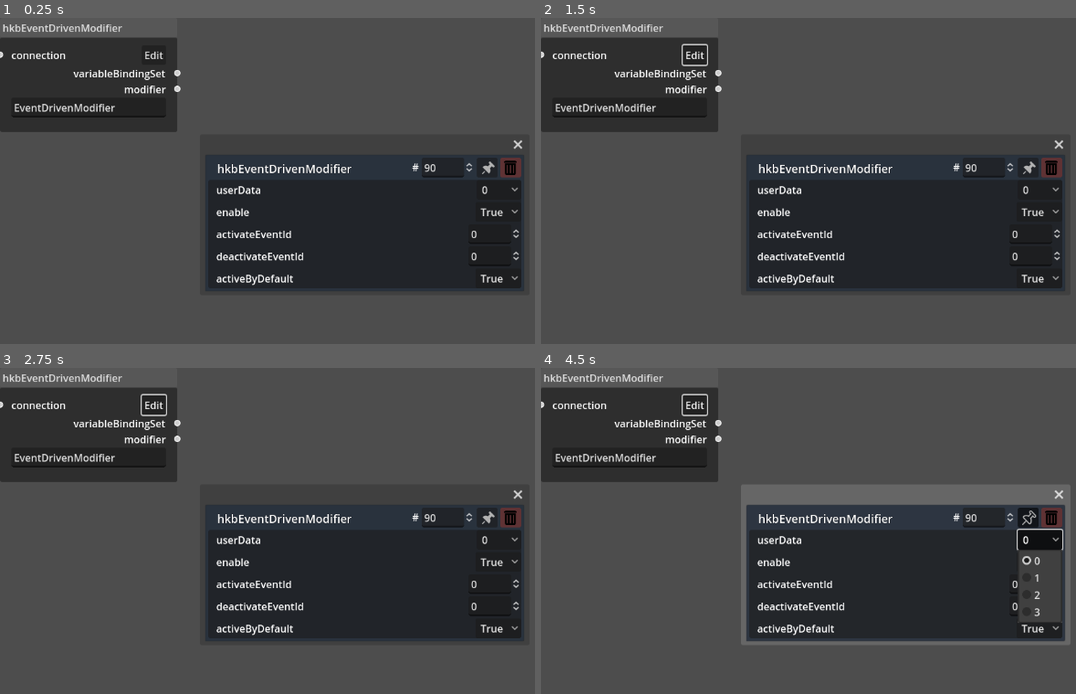
Above: before the commit, frames 1-4 (two rows, left to right).
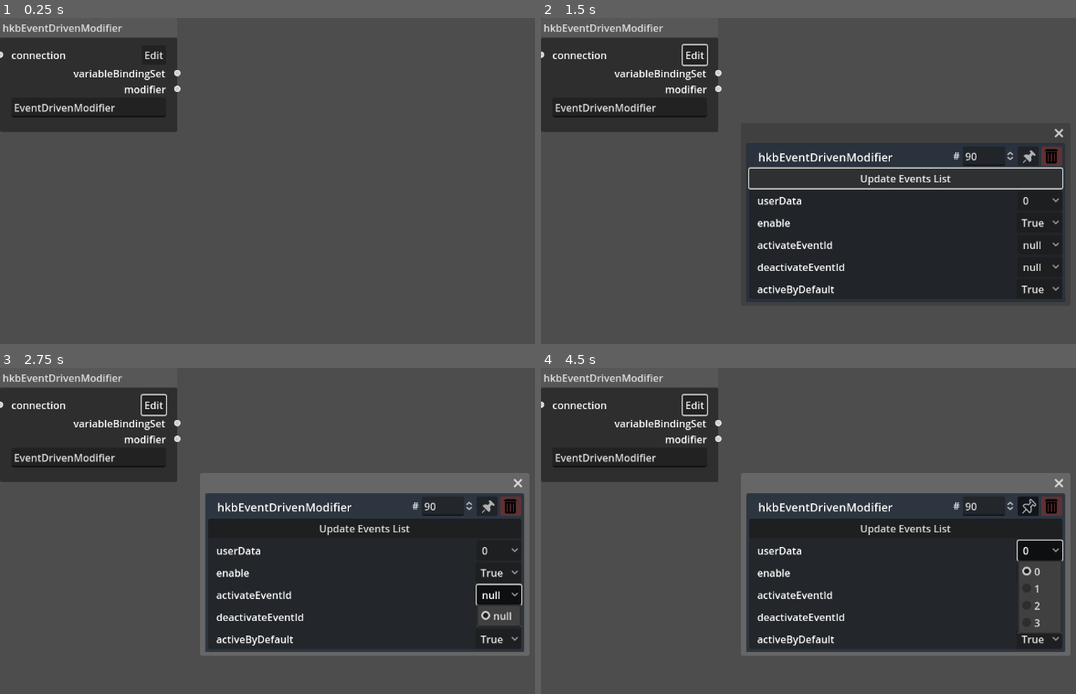
Above: after the commit, the same moments.

Repository: NeoExperiences/BehaviorNodeGraphTool
Game: Godot game, scene res://Nodes/hkbE/hkbEventDrivenModifierScene.tscn
The game is run twice, just before and just after one commit, with the same random seed, the same clock (stepped at 60 frames per second) and the same inputs. This scene is started directly instead of the project's main scene.
Inputs (mouse positions are in pixels of both pictures, inside the frame that each line leads up to; where the layout moved, square brackets give the same spot in the first picture):
- Up to frame 1 (0.25 s): no input
- Up to frame 2 (1.5 s): click "Edit" at 0.5 s; click (904, 177) at 1.25 s, where only the run after the commit has a clickable "Update Events List"
- Up to frame 3 (2.75 s): click (497, 596) at 2 s, where only the run after the commit has a clickable "null"
- Up to frame 4 (4.5 s): click (1038, 615) at 2.75 s, where only the run after the commit has a clickable "null"; click (1027, 504) [1027, 517] at 3.5 s; click "0" at 4.25 s

The runs differ from the first frame. In frame 1, 24% of the frame differs, in the area x 38-98%, y 37-84%; in frame 2, 6.3%; in frame 3, 13%; in frame 4, 12%.

Commit message:
Added Event Buttosn to Event Driven Modifier.

Diff:
--- a/Nodes/hkbE/Scripts/hkbEventDrivenModifierScene.gd
+++ b/Nodes/hkbE/Scripts/hkbEventDrivenModifierScene.gd
@@ -22,8 +22,18 @@
 		$DataPopupPanel/VBoxContainer/PanelContainer/FoldingPanel/enable/enableButton.selected = 1
 	else:
 		$DataPopupPanel/VBoxContainer/PanelContainer/FoldingPanel/enable/enableButton.selected = 0
-	$DataPopupPanel/VBoxContainer/PanelContainer/FoldingPanel/activateEventId/activateEventIdSpinBox.value = activateEventId
-	$DataPopupPanel/VBoxContainer/PanelContainer/FoldingPanel/deactivateEventId/deactivateEventIdSpinBox.value = deactivateEventId
+	$DataPopupPanel/VBoxContainer/PanelContainer/FoldingPanel/activateEventId/activateEventIdOptionButton._updateEvents()
+	$DataPopupPanel/VBoxContainer/PanelContainer/FoldingPanel/deactivateEventId/deactivateEventIdOptionButton._updateEvents()
+	if activateEventId == -1:
+		$DataPopupPanel/VBoxContainer/PanelContainer/FoldingPanel/activateEventId/activateEventIdOptionButton.selected = 0
+	else:
+		$DataPopupPanel/VBoxContainer/PanelContainer/FoldingPanel/activateEventId/activateEventIdOptionButton.selected = activateEventId + 1
+	if deactivateEventId == -1:
+		$DataPopupPanel/VBoxContainer/PanelContainer/FoldingPanel/deactivateEventId/deactivateEventIdOptionButton.selected = 0
+	else:
+		$DataPopupPanel/VBoxContainer/PanelContainer/FoldingPanel/deactivateEventId/deactivateEventIdOptionButton.selected = deactivateEventId + 1
+	#$DataPopupPanel/VBoxContainer/PanelContainer/FoldingPanel/activateEventId/activateEventIdSpinBox.value = activateEventId
+	#$DataPopupPanel/VBoxContainer/PanelContainer/FoldingPanel/deactivateEventId/deactivateEventIdSpinBox.value = deactivateEventId
 	if activeByDefault:
 		$DataPopupPanel/VBoxContainer/PanelContainer/FoldingPanel/activeByDefault/activeByDefaultButton.selected = 1
 	else:
@@ -86,3 +96,19 @@
 		activeByDefault = true
 	else:
 		activeByDefault = false
+
+func _on_update_events_button_pressed():
+	$DataPopupPanel/VBoxContainer/PanelContainer/FoldingPanel/activateEventId/activateEventIdOptionButton._updateEvents()
+	$DataPopupPanel/VBoxContainer/PanelContainer/FoldingPanel/deactivateEventId/deactivateEventIdOptionButton._updateEvents()
+
+func _on_activate_event_id_option_button_item_selected(index):
+	if index == 0:
+		activateEventId = -1
+	else:
+		activateEventId = index - 1
+
+func _on_deactivate_event_id_option_button_item_selected(index):
+	if index == 0:
+		deactivateEventId = -1
+	else:
+		deactivateEventId = index - 1
--- a/Nodes/hkbE/hkbEventDrivenModifierScene.tscn
+++ b/Nodes/hkbE/hkbEventDrivenModifierScene.tscn
@@ -1,10 +1,11 @@
-[gd_scene load_steps=7 format=3 uid="uid://b1ihrwkn30bqm"]
+[gd_scene load_steps=8 format=3 uid="uid://b1ihrwkn30bqm"]
 
 [ext_resource type="Script" path="res://Nodes/hkbE/Scripts/hkbEventDrivenModifierScene.gd" id="1_r73tf"]
 [ext_resource type="Texture2D" uid="uid://dtc4ja5slmyqt" path="res://Resources/ConfirmDeleteButton.png" id="2_am8a0"]
 [ext_resource type="Texture2D" uid="uid://dtrsj56jbquo8" path="res://Resources/PinButton.png" id="3_p5icu"]
 [ext_resource type="Texture2D" uid="uid://csb3wjekhlmy1" path="res://Resources/UnpinButton.png" id="4_f1u65"]
 [ext_resource type="Texture2D" uid="uid://jrafqhji2unw" path="res://Resources/DeleteButton.png" id="5_rpnu6"]
+[ext_resource type="Script" path="res://Nodes/hkbS/Scripts/eventToSendidOptionButton.gd" id="6_wspn2"]
 
 [sub_resource type="StyleBoxFlat" id="StyleBoxFlat_y45yo"]
 content_margin_left = 5.0
@@ -96,8 +97,7 @@
 [node name="DataPopupPanel" type="PopupPanel" parent="."]
 transparent_bg = true
 initial_position = 1
-size = Vector2i(504, 216)
-visible = true
+size = Vector2i(504, 251)
 borderless = false
 theme_override_styles/panel = SubResource("StyleBoxFlat_y45yo")
 
@@ -105,7 +105,7 @@
 offset_left = 5.0
 offset_top = 5.0
 offset_right = 499.0
-offset_bottom = 211.0
+offset_bottom = 246.0
 
 [node name="BaseNode" type="HBoxContainer" parent="DataPopupPanel/VBoxContainer"]
 layout_mode = 2
@@ -159,6 +159,10 @@
 
 [node name="FoldingPanel" type="VBoxContainer" parent="DataPopupPanel/VBoxContainer/PanelContainer"]
 layout_mode = 2
+
+[node name="UpdateEventsButton" type="Button" parent="DataPopupPanel/VBoxContainer/PanelContainer/FoldingPanel"]
+layout_mode = 2
+text = "Update Events List"
 
 [node name="userData" type="HBoxContainer" parent="DataPopupPanel/VBoxContainer/PanelContainer/FoldingPanel"]
 layout_mode = 2
@@ -211,35 +215,77 @@
 [node name="activateEventId" type="HBoxContainer" parent="DataPopupPanel/VBoxContainer/PanelContainer/FoldingPanel"]
 layout_mode = 2
 
-[node name="Label" type="Label" parent="DataPopupPanel/VBoxContainer/PanelContainer/FoldingPanel/activateEventId"]
+[node name="idLabel" type="Label" parent="DataPopupPanel/VBoxContainer/PanelContainer/FoldingPanel/activateEventId"]
 layout_mode = 2
 text = "   activateEventId"
 
 [node name="Space" type="Control" parent="DataPopupPanel/VBoxContainer/PanelContainer/FoldingPanel/activateEventId"]
+layout_mode = 2
+size_flags_horizontal = 6
+
+[node name="activateEventIdOptionButton" type="OptionButton" parent="DataPopupPanel/VBoxContainer/PanelContainer/FoldingPanel/activateEventId"]
+custom_minimum_size = Vector2(70, 30)
+layout_mode = 2
+item_count = 1
+selected = 0
+popup/item_0/text = "null"
+popup/item_0/id = 0
+script = ExtResource("6_wspn2")
+
+[node name="deactivateEventId" type="HBoxContainer" parent="DataPopupPanel/VBoxContainer/PanelContainer/FoldingPanel"]
+layout_mode = 2
+
+[node name="idLabel" type="Label" parent="DataPopupPanel/VBoxContainer/PanelContainer/FoldingPanel/deactivateEventId"]
+layout_mode = 2
+text = "   deactivateEventId"
+
+[node name="Space" type="Control" parent="DataPopupPanel/VBoxContainer/PanelContainer/FoldingPanel/deactivateEventId"]
+layout_mode = 2
+size_flags_horizontal = 6
+
+[node name="deactivateEventIdOptionButton" type="OptionButton" parent="DataPopupPanel/VBoxContainer/PanelContainer/FoldingPanel/deactivateEventId"]
+custom_minimum_size = Vector2(70, 30)
+layout_mode = 2
+item_count = 1
+selected = 0
+popup/item_0/text = "null"
+popup/item_0/id = 0
+script = ExtResource("6_wspn2")
+
+[node name="activateEventIdOld" type="HBoxContainer" parent="DataPopupPanel/VBoxContainer/PanelContainer/FoldingPanel"]
+visible = false
+layout_mode = 2
+
+[node name="Label" type="Label" parent="DataPopupPanel/VBoxContainer/PanelContainer/FoldingPanel/activateEventIdOld"]
+layout_mode = 2
+text = "   activateEventId"
+
+[node name="Space" type="Control" parent="DataPopupPanel/VBoxContainer/PanelContainer/FoldingPanel/activateEventIdOld"]
 custom_minimum_size = Vector2(20, 0)
 layout_mode = 2
 size_flags_horizontal = 6
 
-[node name="activateEventIdSpinBox" type="SpinBox" parent="DataPopupPanel/VBoxContainer/PanelContainer/FoldingPanel/activateEventId"]
+[node name="activateEventIdSpinBox" type="SpinBox" parent="DataPopupPanel/VBoxContainer/PanelContainer/FoldingPanel/activateEventIdOld"]
 layout_mode = 2
 min_value = -1.0
 max_value = 9999.0
 value = -1.0
 rounded = true
 
-[node name="deactivateEventId" type="HBoxContainer" parent="DataPopupPanel/VBoxContainer/PanelContainer/FoldingPanel"]
-layout_mode = 2
-
-[node name="Label" type="Label" parent="DataPopupPanel/VBoxContainer/PanelContainer/FoldingPanel/deactivateEventId"]
+[node name="deactivateEventIdOld" type="HBoxContainer" parent="DataPopupPanel/VBoxContainer/PanelContainer/FoldingPanel"]
+visible = false
+layout_mode = 2
+
+[node name="Label" type="Label" parent="DataPopupPanel/VBoxContainer/PanelContainer/FoldingPanel/deactivateEventIdOld"]
 layout_mode = 2
 text = "   deactivateEventId"
 
-[node name="Space" type="Control" parent="DataPopupPanel/VBoxContainer/PanelContainer/FoldingPanel/deactivateEventId"]
+[node name="Space" type="Control" parent="DataPopupPanel/VBoxContainer/PanelContainer/FoldingPanel/deactivateEventIdOld"]
 custom_minimum_size = Vector2(20, 0)
 layout_mode = 2
 size_flags_horizontal = 6
 
-[node name="deactivateEventIdSpinBox" type="SpinBox" parent="DataPopupPanel/VBoxContainer/PanelContainer/FoldingPanel/deactivateEventId"]
+[node name="deactivateEventIdSpinBox" type="SpinBox" parent="DataPopupPanel/VBoxContainer/PanelContainer/FoldingPanel/deactivateEventIdOld"]
 layout_mode = 2
 min_value = -1.0
 max_value = 9999.0
@@ -276,8 +322,11 @@
 [connection signal="value_changed" from="DataPopupPanel/VBoxContainer/BaseNode/nodeIDSpinBox" to="." method="_on_node_id_spin_box_value_changed"]
 [connection signal="toggled" from="DataPopupPanel/VBoxContainer/BaseNode/PinButton" to="." method="_on_pin_button_toggled"]
 [connection signal="pressed" from="DataPopupPanel/VBoxContainer/BaseNode/DeleteButton" to="." method="_on_delete_button_pressed"]
+[connection signal="pressed" from="DataPopupPanel/VBoxContainer/PanelContainer/FoldingPanel/UpdateEventsButton" to="." method="_on_update_events_button_pressed"]
 [connection signal="item_selected" from="DataPopupPanel/VBoxContainer/PanelContainer/FoldingPanel/userData/userDataButton" to="." method="_on_user_data_button_item_selected"]
 [connection signal="item_selected" from="DataPopupPanel/VBoxContainer/PanelContainer/FoldingPanel/enable/enableButton" to="." method="_on_enable_button_item_selected"]
-[connection signal="value_changed" from="DataPopupPanel/VBoxContainer/PanelContainer/FoldingPanel/activateEventId/activateEventIdSpinBox" to="." method="_on_activate_event_id_spin_box_value_changed"]
-[connection signal="value_changed" from="DataPopupPanel/VBoxContainer/PanelContainer/FoldingPanel/deactivateEventId/deactivateEventIdSpinBox" to="." method="_on_deactivate_event_id_spin_box_value_changed"]
+[connection signal="item_selected" from="DataPopupPanel/VBoxContainer/PanelContainer/FoldingPanel/activateEventId/activateEventIdOptionButton" to="." method="_on_activate_event_id_option_button_item_selected"]
+[connection signal="item_selected" from="DataPopupPanel/VBoxContainer/PanelContainer/FoldingPanel/deactivateEventId/deactivateEventIdOptionButton" to="." method="_on_deactivate_event_id_option_button_item_selected"]
+[connection signal="value_changed" from="DataPopupPanel/VBoxContainer/PanelContainer/FoldingPanel/activateEventIdOld/activateEventIdSpinBox" to="." method="_on_activate_event_id_spin_box_value_changed"]
+[connection signal="value_changed" from="DataPopupPanel/VBoxContainer/PanelContainer/FoldingPanel/deactivateEventIdOld/deactivateEventIdSpinBox" to="." method="_on_deactivate_event_id_spin_box_value_changed"]
 [connection signal="item_selected" from="DataPopupPanel/VBoxContainer/PanelContainer/FoldingPanel/activeByDefault/activeByDefaultButton" to="." method="_on_active_by_default_button_item_selected"]
--- a/Nodes/hkbE/hkbEventRangeDataArrayScene.tscn
+++ b/Nodes/hkbE/hkbEventRangeDataArrayScene.tscn
@@ -54,6 +54,7 @@
 transparent_bg = true
 initial_position = 1
 size = Vector2i(569, 615)
+visible = true
 borderless = false
 theme_override_styles/panel = SubResource("StyleBoxFlat_y45yo")
 
